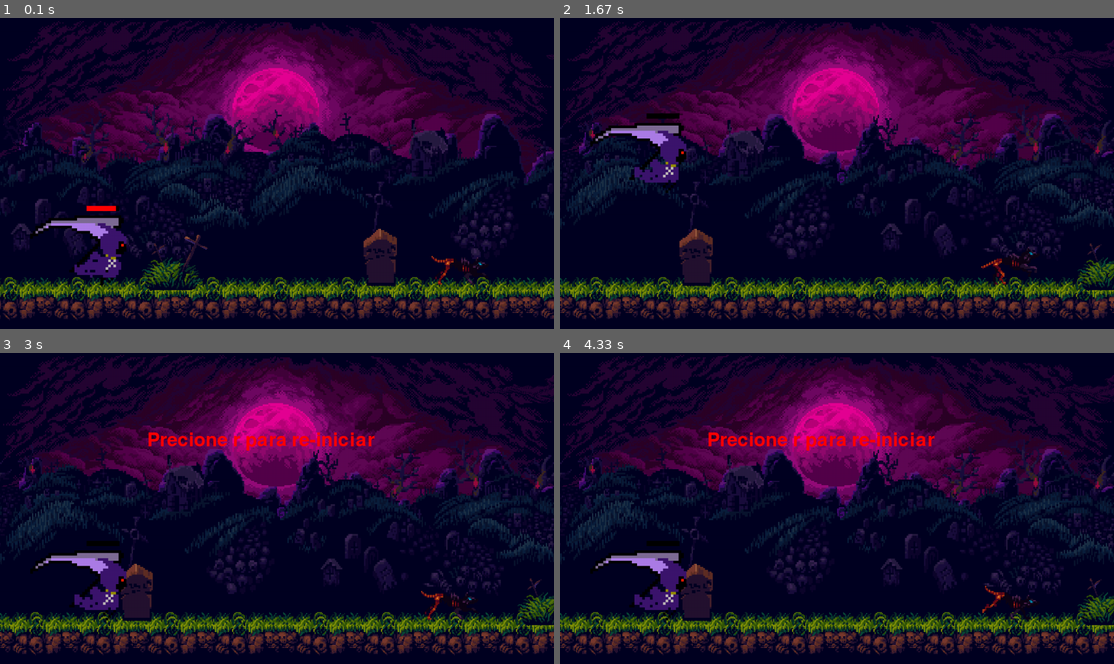
Above: before the commit, frames 1-4 (two rows, left to right).
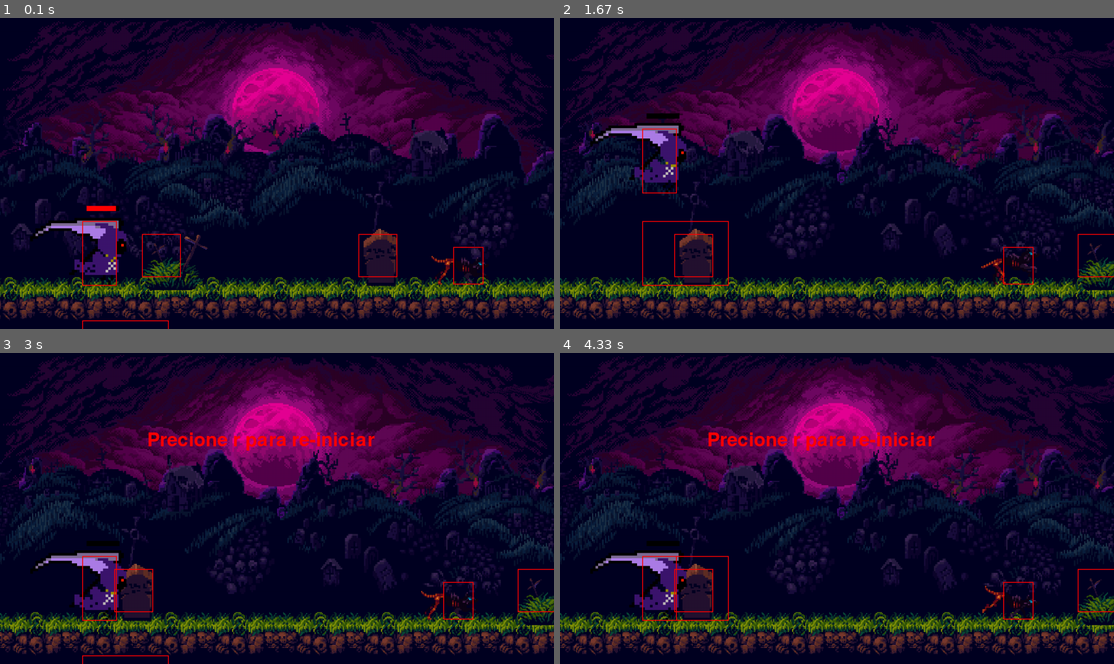
Above: after the commit, the same moments.

Repository: mmvbs/Cleanse-your-ghost
Game: pygame game, started from CYG.py
Two runs of this game, one before a commit and one after it. Both use one fixed random seed, a clock stepped at 60 frames per second and the inputs below.
Inputs:
- Up to frame 1 (0.1 s): no input
- Up to frame 2 (1.67 s): tap Space at 0.33, 1.4 s; tap J at 0.67, 1 s
- Up to frame 3 (3 s): tap Space at 1.7, 1.9, 2.23, 2.53, 2.73 s; tap J at 1.98 s
- Up to frame 4 (4.33 s): tap Space at 3.03, 3.3, 3.63, 3.93 s; tap J at 3.38 s

The runs differ from the first frame. In frame 1, 1.4% of the frame differs, in the area x 5-88%, y 63-100%; in frame 2, 0.7%; in frame 3, 0.5%; in frame 4, 0.6%.

Commit message:
entidade

Diff:
--- a/CYG.py
+++ b/CYG.py
@@ -71,7 +71,7 @@
 
     if jogador.checar_colisaoataque(moita):
         moita.bushLarge_x = 1290
-        jogador.ataquerect = pygame.Rect(jogador.x_player +150, 700, 200, 150)
+        jogador.ataquerect = pygame.Rect(jogador.x +150, 700, 200, 150)
         fantasma.velocidade = 3
     if jogador.checar_colisao(moita):
         fantasma.velocidade = 0.5
@@ -116,11 +116,11 @@
             execucacao = True
             iniciar()
 
-    #pygame.draw.rect(tela, (255, 0, 0), jogador.rect, 2)
-    #pygame.draw.rect(tela, (255, 0, 0), tumulo.rect, 2)
-    #pygame.draw.rect(tela, (255, 0, 0), fantasma.rect, 2)
-    #pygame.draw.rect(tela, (255, 0, 0), moita.rect, 2)
-    #pygame.draw.rect(tela, (255, 0, 0), jogador.ataquerect, 2)
+    pygame.draw.rect(tela, (255, 0, 0), jogador.rect, 2)
+    pygame.draw.rect(tela, (255, 0, 0), tumulo.rect, 2)
+    pygame.draw.rect(tela, (255, 0, 0), fantasma.rect, 2)
+    pygame.draw.rect(tela, (255, 0, 0), moita.rect, 2)
+    pygame.draw.rect(tela, (255, 0, 0), jogador.ataquerect, 2)
 
 
     if pygame.key.get_pressed()[pygame.K_j]:
--- /dev/null
+++ b/classes/entidade.py
@@ -0,0 +1,40 @@
+import pygame
+import os
+
+def carregar_imagem(path, tamanho):
+    image = pygame.image.load(path)
+    return pygame.transform.scale(image, tamanho)
+
+class Entidade:
+    def __init__(self, largura, altura, tela, x, y, velocidade, escala):
+        self.largura = largura
+        self.altura = altura
+        self.tela = tela
+        self.x = x
+        self.y = y
+        self.velocidade = velocidade
+        self.escala = escala
+        self.rect = pygame.Rect(self.x, self.y, largura, altura)
+        self.imagens = []
+        self.image = None
+        self.step_index = 0
+
+    def carregar_imagens(self, caminhos, tamanho):
+        self.imagens = [carregar_imagem(caminho, tamanho) for caminho in caminhos]
+        self.image = self.imagens[0]
+
+    def atualizar_posicao(self, dx=0, dy=0):
+        self.x += dx * self.velocidade
+        self.y += dy * self.velocidade
+        self.rect.topleft = (self.x, self.y)
+
+    def desenhar(self):
+        self.tela.blit(self.image, (self.x, self.y))
+
+    def atualizar_animacao(self, frame_rate):
+
+        self.step_index = (self.step_index + 1) % (len(self.imagens) * frame_rate)
+        self.image = self.imagens[self.step_index // frame_rate]
+
+    def checar_colisao(self, objeto):
+        return self.rect.colliderect(objeto.rect)
--- a/classes/fantasma.py
+++ b/classes/fantasma.py
@@ -1,3 +1,4 @@
+from classes.entidade import Entidade
 import pygame
 import os
 
@@ -5,43 +6,31 @@
     image = pygame.image.load(path)
     return pygame.transform.scale(image, tamanho)
 
-class Fantasma:
+class Fantasma(Entidade):
     def __init__(self, largura, altura, tela):
-        self.largura = largura
-        self.altura = altura
-        self.tela = tela
-        self.x_Fantasma = 1000
-        self.y_Fantasma = 530
-        self.aceleracao_gravidade = 1
+        super().__init__(largura, altura, tela, 1000, 530, 0.5, 1)  # Chama o construtor da superclasse
+
         self.tamanho_imagem = (135, 87)
-        self.velocidade = 0.5
-        self.rect = pygame.Rect(self.x_Fantasma, 530, 70, 87)
+        self.rect = pygame.Rect(self.x, 530, 70, 87)
 
+        # Carrega as imagens específicas do Fantasma
+        caminhos_imagens = [
+            os.path.join('texturas', 'fantasma1.png'),
+            os.path.join('texturas', 'fantasma2.png'),
+            os.path.join('texturas', 'fantasma3.png'),
+            os.path.join('texturas', 'fantasma4.png'),
+            os.path.join('texturas', 'fantasma5.png')
+        ]
+        self.carregar_imagens(caminhos_imagens, self.tamanho_imagem)  # Usa o método da superclasse
 
-        self.imagens = [
-            carregar_imagem(os.path.join('texturas', 'fantasma1.png'), self.tamanho_imagem),
-            carregar_imagem(os.path.join('texturas', 'fantasma2.png'), self.tamanho_imagem),
-            carregar_imagem(os.path.join('texturas', 'fantasma3.png'), self.tamanho_imagem),
-            carregar_imagem(os.path.join('texturas', 'fantasma4.png'), self.tamanho_imagem),
-            carregar_imagem(os.path.join('texturas', 'fantasma5.png'), self.tamanho_imagem)
-        ]
+    def update(self):
+        # Atualiza a animação e posição usando os métodos da superclasse
+        super().atualizar_animacao(5)  # Atualiza a animação com a taxa de quadros por segundo
+        super().atualizar_posicao(dx=-1)  # Move o fantasma para a esquerda
 
-        self.step_index = 0
-        self.image = self.imagens[0]
-
-    def load_images(self):
-        base_path = os.path.abspath(os.path.join(os.path.dirname(__file__), '..', 'texturas'))
-
-        sprite_path = os.path.join(base_path, "fantasma1.png")
-        self.fantasma = pygame.image.load(sprite_path)
-        self.fantasma = pygame.transform.scale(self.fantasma, (self.x_Fantasma, self.y_Fantasma))
+        # Atualiza a posição do rect (ajuste extra)
+        self.rect.topleft = (self.x + 50, 530)
 
     def draw(self):
-        self.tela.blit(self.image, (self.x_Fantasma, self.y_Fantasma))
-
-    def update(self):
-        # Atualiza a animação
-        self.step_index = (self.step_index + 1) % (len(self.imagens) * 5)
-        self.image = self.imagens[self.step_index // 5]
-        self.x_Fantasma -= self.velocidade
-        self.rect.topleft = (self.x_Fantasma+50, 530)
+        # Desenha o fantasma usando o método da superclasse
+        super().desenhar()
--- a/classes/player.py
+++ b/classes/player.py
@@ -1,3 +1,4 @@
+from classes.entidade import Entidade
 import pygame
 import os
 
@@ -5,59 +6,51 @@
     image = pygame.image.load(path)
     return pygame.transform.scale(image, tamanho)
 
-class Player:
+class Player(Entidade):
     def __init__(self, largura, altura, tela):
-        self.largura = largura
-        self.altura = altura
-        self.tela = tela
-        self.x_player = 40
-        self.y_player = 235
-        self.velocidade = 5
-        self.aceleracao_gravidade = 1
+        super().__init__(largura, altura, tela, 40, 235, 5, 1)  # Chama o construtor da superclasse
 
-        # P/Pulo
-        self.AlturaPulo = -25  # Tamanho do pulo
+        # Pulo
+        self.AlturaPulo = -25
         self.tempopulo = 0
         self.pulando = False
         self.velocidade_pulo = self.AlturaPulo
         self.gravity = 1.5
         self.tempo_pulo = self.tempopulo
 
+        # Retângulos
         self.tamanho_imagem = (384, 384)
-        self.rect = pygame.Rect(self.x_player +150, 470, 80, 150)
-        self.ataquerect = pygame.Rect(self.x_player +150, 700, 200, 150)
+        self.rect = pygame.Rect(self.x + 150, 470, 80, 150)
+        self.ataquerect = pygame.Rect(self.x + 150, 700, 200, 150)
 
-        self.correndo = [
-            carregar_imagem(os.path.join('texturas', 'correr1.png'), self.tamanho_imagem),
-            carregar_imagem(os.path.join('texturas', 'correr2.png'), self.tamanho_imagem),
-            carregar_imagem(os.path.join('texturas', 'correr3.png'), self.tamanho_imagem),
-            carregar_imagem(os.path.join('texturas', 'correr4.png'), self.tamanho_imagem),
+        # Carrega as imagens de corrida e ataque
+        self.carregar_imagens_corrida_e_ataque()
+
+        # Cooldown de ataque
+        self.cooldown_ataque = 750
+        self.ultimo_ataque = 0
+        self.ataque_count = 0
+        self.barra_cor = (255, 0, 0)
+        self.barra_fundo_cor = (0, 0, 0)
+        self.barra_altura = 12
+        self.barra_largura = self.tamanho_imagem[0] / 5
+        self.ataque_index = 0
+
+    def carregar_imagens_corrida_e_ataque(self):
+        caminhos_corrida = [
+            os.path.join('texturas', 'correr1.png'),
+            os.path.join('texturas', 'correr2.png'),
+            os.path.join('texturas', 'correr3.png'),
+            os.path.join('texturas', 'correr4.png'),
         ]
+        self.carregar_imagens(caminhos_corrida, self.tamanho_imagem)
+
         self.atacando = [
             carregar_imagem(os.path.join('texturas', 'ataque1.png'), self.tamanho_imagem),
             carregar_imagem(os.path.join('texturas', 'ataque2.png'), self.tamanho_imagem),
             carregar_imagem(os.path.join('texturas', 'ataque3.png'), self.tamanho_imagem),
             carregar_imagem(os.path.join('texturas', 'ataque4.png'), self.tamanho_imagem),
         ]
-        self.step_index = 0
-        self.ataque_index = 0
-        self.image = self.correndo[0]
-
-        # Cooldown e ataque
-        self.cooldown_ataque = 750
-        self.ultimo_ataque = 0
-        self.ataque_count = 0
-        self.barra_cor = (255, 0, 0)
-        self.barra_fundo_cor = (0, 0, 0)
-        self.barra_altura = 12
-        self.barra_largura = self.tamanho_imagem[0] / 5  # Tamanho da barra de cooldown
-
-    def load_images(self):
-        base_path = os.path.abspath(os.path.join(os.path.dirname(__file__), '..', 'texturas'))
-        sprite_path = os.path.join(base_path, "ocultie1.png")
-        self.player_image = carregar_imagem(sprite_path, self.tamanho_imagem)
-        player_down_path = os.path.join(base_path, "ocultiedown.png")
-        self.player_down_image = carregar_imagem(player_down_path, self.tamanho_imagem)
 
     def ataque(self):
         tempo_atual = pygame.time.get_ticks()
@@ -66,65 +59,57 @@
             self.image = self.atacando[self.ataque_index]
             self.ataque_index += 1
             self.ataque_count += 1
-            self.ataquerect = pygame.Rect(self.x_player +150, 470, 200, 150)
+            self.ataquerect = pygame.Rect(self.x +150, 470, 200, 150)
 
             if self.ataque_index >= len(self.atacando):
                 self.ataque_index = 0
-                self.ataquerect = pygame.Rect(self.x_player +150, 700, 200, 150)
+                self.ataquerect = pygame.Rect(self.x +150, 700, 200, 150)
 
             if self.ataque_count >= 4:
-                self.ataquerect = pygame.Rect(self.x_player +150, 700, 200, 150)
+                self.ataquerect = pygame.Rect(self.x +150, 700, 200, 150)
                 self.ultimo_ataque = tempo_atual
                 self.ataque_count = 0
 
+
     def run(self):
-        # Atualiza o frame da animação de corrida
-        self.image = self.correndo[self.step_index // 5]
-        self.step_index = (self.step_index + 1) % (len(self.correndo) * 5)  # Mantém o índice dentro dos limites
-
-        # Atualiza Física do Pulo
+        super().atualizar_animacao(5)
         self.atualiza_pulo()
 
     def jump(self):
-        # Faz o personagem pular
         if not self.pulando:
             self.pulando = True
             self.tempo_pulo = self.tempopulo
 
     def atualiza_pulo(self):
-        # Atualiza a física do pulo
         if self.pulando:
-            self.y_player += self.velocidade_pulo
+            self.y += self.velocidade_pulo
             self.rect.y += self.velocidade_pulo
             self.tempo_pulo += 1
             self.velocidade_pulo += self.gravity
 
-            # Verifica se o pulo terminou (se o jogador voltou ao chão)
-            if self.y_player >= 235:
-                self.y_player = 235
+            if self.y >= 235:
+                self.y = 235
                 self.rect.y = 470
                 self.pulando = False
                 self.velocidade_pulo = self.AlturaPulo
                 self.tempo_pulo = self.tempopulo
 
     def draw(self):
-        self.tela.blit(self.image, (self.x_player, self.y_player))  # Desenha personagem
-        self.draw_cooldown_bar()  # Desenha Cooldown
+        super().desenhar()
+        self.draw_cooldown_bar()
 
     def draw_cooldown_bar(self):
         tempo_atual = pygame.time.get_ticks()
         tempo_restante = max(0, self.cooldown_ataque - (tempo_atual - self.ultimo_ataque))
-
-        # Calcula a largura da barra
         barra_largura = (tempo_restante / self.cooldown_ataque) * self.barra_largura
 
-        # Desenha a barra de fundo
-        pygame.draw.rect(self.tela, self.barra_fundo_cor, (self.x_player * 5, self.y_player - (-200), self.barra_largura, self.barra_altura))
-
-        # Desenha a barra de cooldown
-        pygame.draw.rect(self.tela, self.barra_cor, (self.x_player * 5, self.y_player - (-200), barra_largura, self.barra_altura))
-
-    def checar_colisao(self, objeto):
-        return self.rect.colliderect(objeto.rect)
+        pygame.draw.rect(self.tela, self.barra_fundo_cor, (self.x * 5, self.y - (-200), self.barra_largura, self.barra_altura))
+        pygame.draw.rect(self.tela, self.barra_cor, (self.x * 5, self.y - (-200), barra_largura, self.barra_altura))
     def checar_colisaoataque(self, objeto):
         return self.ataquerect.colliderect(objeto.rect)
+    def load_images(self):
+            base_path = os.path.abspath(os.path.join(os.path.dirname(__file__), '..', 'texturas'))
+            sprite_path = os.path.join(base_path, "ocultie1.png")
+            self.player_image = carregar_imagem(sprite_path, self.tamanho_imagem)
+            player_down_path = os.path.join(base_path, "ocultiedown.png")
+            self.player_down_image = carregar_imagem(player_down_path, self.tamanho_imagem)
